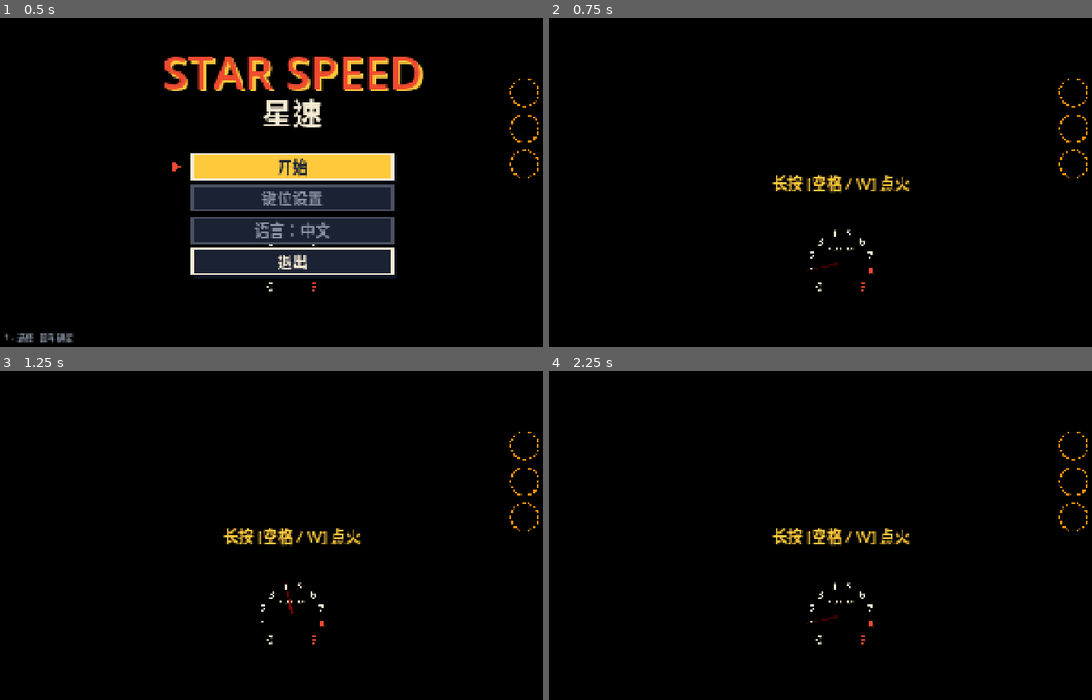
Above: before the commit, frames 1-4 (two rows, left to right).
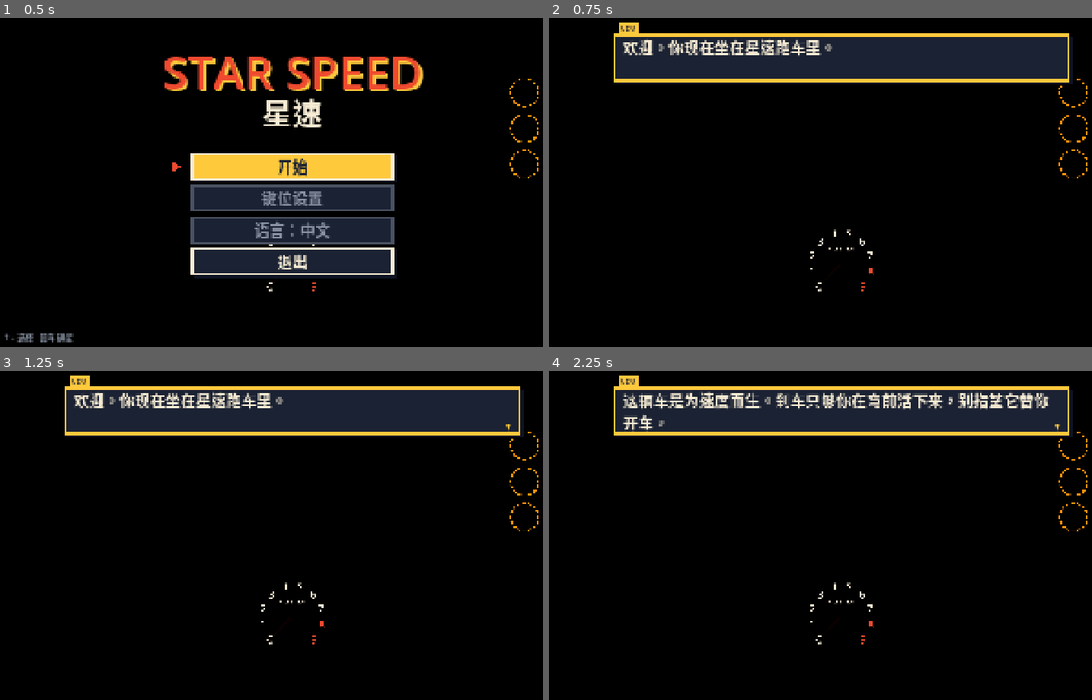
Above: after the commit, the same moments.

Repository: Instein98/StarSpeed
Game: Godot game, scene res://scenes/main.tscn
Two runs of this game, one before a commit and one after it. Both use one fixed random seed, a clock stepped at 60 frames per second and the inputs below.
Inputs:
- Up to frame 1 (0.5 s): no input
- Up to frame 2 (0.75 s): tap Enter (confirm) at 0.5 s; hold Right from 0.53 s (still down); hold Space (throttle) from 0.53 s (still down)
- Up to frame 3 (1.25 s): keep holding Right; keep holding Space (throttle)
- Up to frame 4 (2.25 s): tap Enter (confirm) at 1.25, 1.35, 2 s; release Right at 1.28 s; release Space (throttle) at 1.28 s; hold S (brake) 1.28-2.03 s; tap Space (throttle) at 1.55 s; hold Right from 2.03 s (still down); hold Space (throttle) from 2.03 s (still down)

Frame 1 is identical in both runs. In frame 2, 14% of the frame differs, in the area x 11-97%, y 1-82%; in frame 3, 14%; in frame 4, 14%.

Commit message:
Opening: invitation letter, CEO captions, garage people and palette
The first Start shows the invitation; throttle advances to five CEO captions
in the dark cockpit (lines 3-4 rewritten for the brake), then the ignition
prompt, and intro_seen is saved; Replay intro appears on the title screen
afterwards. The CEO, bodyguard and technician stand in the garage as block
figures. Inside the garage the spec's garage palette is used, lit from
behind so the figures read correctly; leaving through the door blends to
the forest.

Co-Authored-By: Claude Opus 5.5 <noreply@anthropic.com>

Diff:
--- /dev/null
+++ b/data/env_garage.tres
@@ -0,0 +1,21 @@
+[gd_resource type="Resource" script_class="EnvironmentProfile" load_steps=2 format=3]
+
+[ext_resource type="Script" path="res://scripts/environment_profile.gd" id="1"]
+
+[resource]
+script = ExtResource("1")
+profile_name = "车库内"
+palette = PackedColorArray(0.105882, 0.133333, 0.200000, 1, 0.058824, 0.078431, 0.141176, 1, 0.937255, 0.290196, 0.184314, 1, 0.709804, 0.215686, 0.121569, 1, 1.000000, 0.788235, 0.235294, 1, 0.968627, 0.925490, 0.831373, 1, 1.000000, 1.000000, 1.000000, 1, 0.290196, 0.321569, 0.384314, 1, 0.541176, 0.576471, 0.639216, 1, 0.168627, 0.207843, 0.313725, 1, 0.227451, 0.254902, 0.313725, 1, 0.850980, 0.803922, 0.705882, 1, 0.309804, 0.721569, 0.901961, 1, 0.345098, 0.725490, 0.478431, 1, 0.623529, 0.839216, 0.933333, 1, 0.058824, 0.078431, 0.141176, 1)
+sky_top = Color(0.309804, 0.721569, 0.901961, 1)
+sky_bottom = Color(0.968627, 0.925490, 0.831373, 1)
+fog_color = Color(0.968627, 0.925490, 0.831373, 1)
+light_azimuth_deg = 180.0
+light_elevation_deg = 55.0
+light_color = Color(0.968627, 0.925490, 0.831373, 1)
+brightness = 1.0
+night_emissive = Color(1, 1, 1, 1)
+night_mode = false
+ground_color = Color(0.227451, 0.254902, 0.313725, 1)
+cloud_count = 12
+far_ring_variant = "a"
+gold_fx = ""
--- a/scripts/environment_director.gd
+++ b/scripts/environment_director.gd
@@ -11,6 +11,8 @@
 var ice: EnvironmentProfile
 var city: EnvironmentProfile
 var gold: Array[EnvironmentProfile] = []
+## 车库内（8.2）：光从正上方来，车停在车库里时用；驶出大门时 2 秒过渡到森林
+var garage: EnvironmentProfile
 
 const TRANSITION_TIME := 2.0
 
@@ -34,6 +36,7 @@
 	ice = load("res://data/env_ice.tres") as EnvironmentProfile
 	city = load("res://data/env_city.tres") as EnvironmentProfile
 	assert(ice != null and city != null, "冰原 / 城市环境配置读不到")
+	garage = load("res://data/env_garage.tres") as EnvironmentProfile
 	for key: String in ["forest_gold", "ice_gold", "city_gold"]:
 		gold.append(load("res://data/env_%s.tres" % key) as EnvironmentProfile)
 
--- a/scripts/main.gd
+++ b/scripts/main.gd
@@ -283,11 +283,14 @@
 	if car.path_id == Track.PATH_MAIN:
 		want = track.section_index_at(car.s)
 		gold = int((SaveData.data.get("best_medals", [0, 0, 0]) as Array)[want]) >= 4
+	if car.path_id == Track.PATH_ACCESS and car.s < Track.GARAGE_DOOR_Y:
+		want = -1      # 车库内
 	if want != _env_section or gold != _env_gold:
 		_env_section = want
 		_env_gold = gold
-		env_director.transition_to(env_director.profile_for_section(want, gold), _section_heading(want))
-		scenery.set_environment(want, gold)
+		var profile := env_director.garage if want < 0 else env_director.profile_for_section(want, gold)
+		env_director.transition_to(profile, _section_heading(maxi(want, 0)))
+		scenery.set_environment(maxi(want, 0), gold)
 	cockpit.set_light(env_director.light_color, cockpit_brightness)
 
 
--- a/scripts/music.gd
+++ b/scripts/music.gd
@@ -41,7 +41,7 @@
 	_set_gain(_star, star_gain, STAR_DB)
 
 	var flow: RunFlow = main.flow
-	var calm := flow.state in [RunFlow.State.TITLE, RunFlow.State.IGNITE, RunFlow.State.IGNITING, RunFlow.State.RESULTS, RunFlow.State.ENDING]
+	var calm := flow.state in [RunFlow.State.TITLE, RunFlow.State.IGNITE, RunFlow.State.IGNITING, RunFlow.State.RESULTS, RunFlow.State.ENDING, RunFlow.State.INVITE, RunFlow.State.INTRO]
 	if flow.state == RunFlow.State.BASE:
 		calm = true
 	elif main.car.path_id == Track.PATH_ACCESS and main.car.v * 3.6 <= GARAGE_KMH and main.car.s < 20.0:
--- a/scripts/run_flow.gd
+++ b/scripts/run_flow.gd
@@ -10,7 +10,7 @@
 ## 选"开始"进点火提示，长按油门 T-50 秒点火：指针从 0 扫到 9000，点着后窗外揭开（V-01），然后到大本营。
 ## 这个节点在暂停时也照常运行（process_mode = ALWAYS），界面用 _draw 画在 960×540 的网格上。
 
-enum State { TITLE, IGNITE, IGNITING, BASE, PRACTICE, RUN, RESULTS, ENDING }
+enum State { TITLE, IGNITE, IGNITING, BASE, PRACTICE, RUN, RESULTS, ENDING, INVITE, INTRO }
 
 const GRID := Vector2(960.0, 540.0)
 const COL_TEXT := Color("f7ecd4")
@@ -76,6 +76,15 @@
 const END_SWEEP_GAP := 0.5
 const END_CAPTION := "欢迎回来。这台车，只有你开得了。"
 const END_CAPTION_TIME := 5.0
+# 开场字幕（9.3）。第 3、4 条按现在有刹车改过（规格原文是"它没有刹车"，见 QUESTIONS.md）
+const INTRO_LINES: Array[String] = [
+	"欢迎。你现在坐在星速跑车里。",
+	"它的加速能力来自外星科技。我们自己的试车手，没有一个敢把它开到头。",
+	"这辆车是为速度而生。刹车只够你在弯前活下来，别指望它替你开车。",
+	"想慢下来：按 %s 刹车，或者松开油门、按 %s 降档，让引擎把车拖住。",
+	"启动设备已经接好。准备好了，就长按 %s 点火。",
+]
+var _intro_line := 0
 
 
 func _ready() -> void:
@@ -96,14 +105,61 @@
 	_hint = p_hint
 
 
+# ───────────────────────── 邀请函与开场字幕（9.3） ─────────────────────────
+
+func play_intro() -> void:
+	state = State.INVITE
+	_main.sfx.play("comm")
+
+
+func _intro_text(i: int) -> String:
+	var line := INTRO_LINES[i]
+	match i:
+		3: return line % ["[%s]" % SaveData.key_label("brake"), "[%s]" % SaveData.key_label("shift_down")]
+		4: return line % ("[%s]" % SaveData.key_label("throttle"))
+	return line
+
+
+func _intro_advance() -> void:
+	if state == State.INVITE:
+		state = State.INTRO
+		_intro_line = 0
+		show_caption("CEO", _intro_text(0), -1.0, true)
+		return
+	_intro_line += 1
+	if _intro_line < INTRO_LINES.size():
+		show_caption("CEO", _intro_text(_intro_line), -1.0, true)
+	else:
+		hide_caption()
+		SaveData.data["intro_seen"] = true
+		SaveData.save()
+		enter_ignite()
+
+
+func _draw_invite() -> void:
+	draw_rect(Rect2(Vector2.ZERO, GRID), COL_DARKER)
+	var r := Rect2(Vector2(180.0, 80.0), Vector2(600.0, 380.0))
+	draw_rect(Rect2(r.position + Vector2(6.0, 6.0), r.size), COL_RED)
+	draw_rect(r, COL_DARK)
+	draw_rect(r.grow(-4.0), COL_TEXT)
+	draw_string(_font, Vector2(r.position.x, 104.0 + 36.0), "邀请函", HORIZONTAL_ALIGNMENT_CENTER, r.size.x, 36, COL_RED)
+	var lines := [[170.0, "致地球上最快的人："], [214.0, "我们造了一台车。"], [248.0, "它用了不属于这颗星球的技术。"],
+			[282.0, "能驾驭它的人，全世界只有一个。"], [326.0, "请来试车。"]]
+	for l: Array in lines:
+		draw_string(_font, Vector2(220.0, float(l[0]) + 24.0), str(l[1]), HORIZONTAL_ALIGNMENT_LEFT, -1.0, 24, COL_DARK)
+	draw_string(_font, Vector2(0.0, 390.0 + 24.0), "—— 星速计划", HORIZONTAL_ALIGNMENT_RIGHT, 740.0, 24, COL_RED)
+	if _blink < 0.5:
+		_text_center("按 [%s] 继续" % SaveData.key_label("throttle"), 484.0 + 12.0, 12, COL_DIM)
+
+
 # ───────────────────────── 标题画面与点火 ─────────────────────────
 
 ## 标题画面的按钮：[文字, 可用, 动作]。键位设置、语言、重看开场在后面的功能里接上。
 func title_buttons() -> Array:
 	var list := [["开始", true, "start"]]
-	list.append(["键位设置", _main.has_method("open_keys"), "keys"])
+	list.append(["键位设置", has_method("open_keys"), "keys"])
 	list.append(["语言：中文", false, "lang"])
-	if bool(SaveData.data.get("intro_seen", false)) and _main.has_method("play_intro"):
+	if bool(SaveData.data.get("intro_seen", false)):
 		list.append(["重看开场", true, "intro"])
 	list.append(["退出", true, "quit"])
 	return list
@@ -185,14 +241,14 @@
 	_main.sfx.play("ui_ok")
 	match str(b[2]):
 		"start":
-			if not bool(SaveData.data.get("intro_seen", false)) and _main.has_method("play_intro"):
-				_main.call("play_intro")
+			if not bool(SaveData.data.get("intro_seen", false)):
+				play_intro()
 			else:
 				enter_ignite()
 		"keys":
-			_main.call("open_keys")
+			call("open_keys")
 		"intro":
-			_main.call("play_intro")
+			play_intro()
 		"quit":
 			get_tree().quit()
 
@@ -450,6 +506,10 @@
 		if event.is_action_pressed("confirm") and _end_steps_done >= 2:
 			_leave_ending()
 		return
+	if state in [State.INVITE, State.INTRO]:
+		if event.is_action_pressed("throttle") and not event.is_echo():
+			_intro_advance()
+		return
 	if state in [State.TITLE, State.IGNITE, State.IGNITING]:
 		# 9.1 / 11.2a：标题、点火提示时 Esc 不响应
 		if state == State.TITLE:
@@ -529,6 +589,9 @@
 
 
 func _draw_frame() -> void:
+	if state == State.INVITE:
+		_draw_invite()
+		return
 	if state == State.ENDING:
 		_draw_ending()
 		return
--- a/scripts/scenery.gd
+++ b/scripts/scenery.gd
@@ -156,6 +156,7 @@
 		"rail": m = SceneryModels.guardrail(parts[1] == "1")
 		"arrow": m = SceneryModels.arrow_sign(parts[1] == "1")
 		"base": m = SceneryModels.base()
+		"person": m = SceneryModels.person(int(parts[1]))
 	_meshes[key] = m
 	return m
 
@@ -248,6 +249,11 @@
 
 func _place_base() -> void:
 	_add("base", Transform3D.IDENTITY)
+	# 三个人物（5.9，车库坐标：前方 = −Z，右 = +X），都面朝车
+	for p: Array in [[0, Vector3(-3.0, 0.0, -6.0)], [1, Vector3(-4.5, 0.0, -6.5)], [2, Vector3(3.5, 0.0, -5.0)]]:
+		var pos: Vector3 = p[1]
+		var face := (Vector3.ZERO - pos).normalized()
+		_add("person:%d" % int(p[0]), _xf(pos, atan2(-face.x, -face.z)))
 	var label := Label3D.new()
 	label.text = "STAR SPEED"
 	label.font_size = 96
--- a/scripts/scenery_models.gd
+++ b/scripts/scenery_models.gd
@@ -334,3 +334,36 @@
 	# 西墙上金黄色字牌底板 6 × 1.2，中心离地 3.5（字在 scenery.gd 里另加）
 	k.box(Vector3(-6.85, 3.5, 2.0), Vector3(0.06, 1.2, 6.0), COL_GOLD)
 	return k.build()
+
+
+## A-12 人物（5.9）：方块化的头、躯干、四肢，没有手指和五官，双臂垂在身侧；正面朝 −Z。
+## kind：0 CEO（瘦高，深蓝黑西装，金黄领带，暖白头发），1 保镖（高一头、宽一倍，深蓝黑西装，墨镜横条），
+## 2 技术人员（暖白连体工作服，朱红帽子，胸前一块暖白平板）。
+static func person(kind: int) -> ArrayMesh:
+	var k := MeshKit.new()
+	var h: float = [1.75, 1.95, 1.7][kind]
+	var wide: float = [1.0, 2.0, 1.1][kind]
+	var suit: Color = [COL_DARK, COL_DARK, COL_BLD_WARM][kind]
+	var skin := COL_BLD_WARM
+	var leg_h := h * 0.47
+	var torso_h := h * 0.33
+	var head := h * 0.13
+	var sw := 0.36 * wide
+	for side: float in [-1.0, 1.0]:
+		k.box(Vector3(side * sw * 0.25, leg_h * 0.5, 0.0), Vector3(sw * 0.4, leg_h, 0.22), suit)               # 腿
+		k.box(Vector3(side * (sw * 0.5 + 0.07), leg_h + torso_h * 0.45, 0.0), Vector3(0.13, torso_h * 0.95, 0.15), suit)   # 手臂
+		k.box(Vector3(side * (sw * 0.5 + 0.07), leg_h + torso_h * 0.0 - 0.02, 0.0), Vector3(0.1, 0.1, 0.1), skin)   # 手
+	k.box(Vector3(0.0, leg_h + torso_h * 0.5, 0.0), Vector3(sw, torso_h, 0.26), suit)                     # 躯干
+	k.box(Vector3(0.0, leg_h + torso_h + head * 0.5 + 0.03, 0.0), Vector3(head * 0.85, head, head * 0.9), skin)   # 头
+	var top := leg_h + torso_h + head + 0.03
+	match kind:
+		0:
+			k.box(Vector3(0.0, leg_h + torso_h * 0.6, -0.135), Vector3(0.06, torso_h * 0.6, 0.02), COL_GOLD)   # 领带
+			k.box(Vector3(0.0, top + 0.02, 0.0), Vector3(head * 0.9, 0.05, head * 0.95), COL_WARM)            # 头发
+		1:
+			k.box(Vector3(0.0, top - head * 0.45, -head * 0.46), Vector3(head * 0.8, 0.05, 0.03), COL_DARK)   # 墨镜
+		2:
+			k.box(Vector3(0.0, top + 0.03, 0.0), Vector3(head * 0.95, 0.07, head), COL_RED)                    # 帽子
+			k.box(Vector3(0.0, top + 0.01, -head * 0.6), Vector3(head * 0.9, 0.025, 0.12), COL_RED)            # 帽檐
+			k.box(Vector3(0.0, leg_h + torso_h * 0.55, -0.2), Vector3(0.24, 0.32, 0.03), COL_WARM)            # 平板
+	return k.build()
Not shown, changed: QUESTIONS.md
